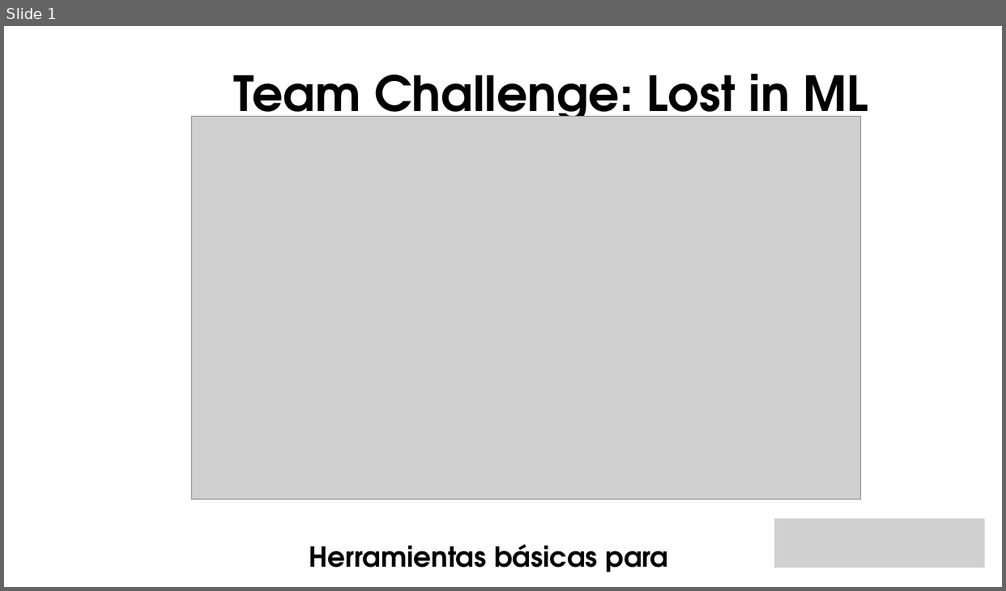
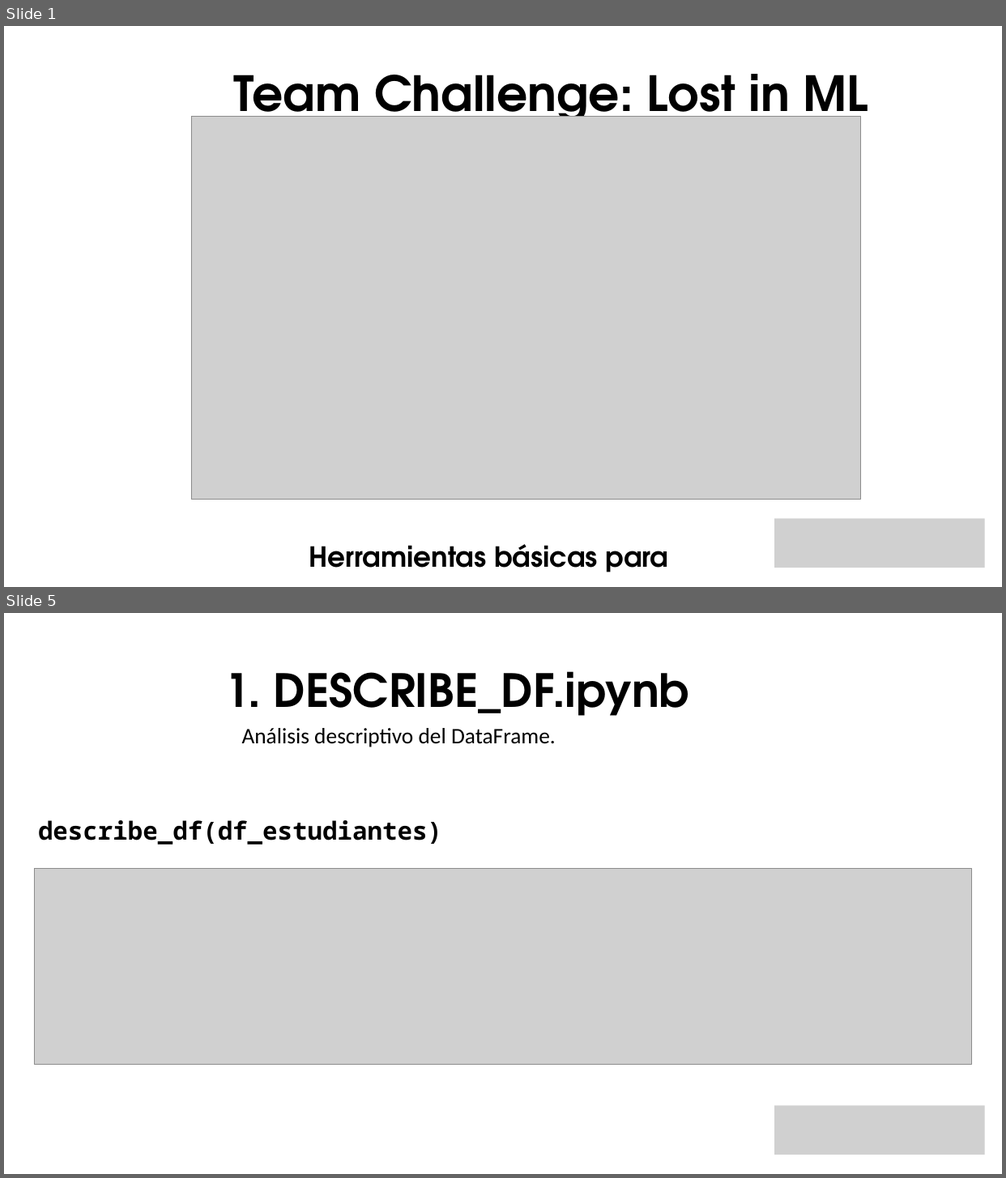
Before and after one commit to apvwbm/Team-Challenge---Lost-in-ML, a slide deck: Team Lost in ML.pptx. Shown one above the other, each under a label of ours: slide 1 before the commit, slides 1 and 5 after it; the slides between them are not shown. The pictures are 1006x591 and 1006x1178 pixels, drawn with LibreOffice and Linux fonts; fonts in the diff are those of the drawing; grey boxes stand for pictures; background and template pictures are left out. Boxes give left, top, right and bottom in pixels: in the first picture for what was removed or moved away, otherwise in the second. Text is boxed around its words. In the diff, an @@ line names an element or a change of style, - is before the commit and + after.

```diff
--- a/Team Lost in ML.pptx
+++ b/Team Lost in ML.pptx
@@ slide 5 added at (x1=4, y1=613, x2=1002, y2=1174), background picture (left out) @@
@@ text added at (x1=224, y1=671, x2=689, y2=716), 66 pt, text #000000, bold @@
+1. DESCRIBE_DF.ipynb
@@ text added at (x1=242, y1=728, x2=556, y2=747), 32 pt, text #000000 @@
+Análisis descriptivo del DataFrame.
@@ text added at (x1=38, y1=820, x2=442, y2=845), 36 pt, text #000000, bold @@
+describe_df(df_estudiantes)
@@ picture added at (x1=35, y1=868, x2=971, y2=1064) @@
@@ picture added at (x1=774, y1=1106, x2=985, y2=1155) @@
```
Also in this commit, not shown: 4 slides changed, 10 other slides added.
